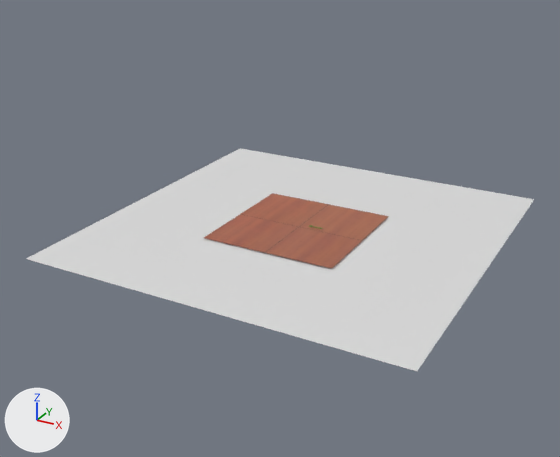
What one commit did to the Blender file media/gltf/blenderlogo/blenderlogo.blend.
One viewpoint serves both versions: a camera (50 mm lens) standing at (30.8, -60.9, 29.6) and looking at (-2.0, -1.4, -0.2). Every picture has the same lights, and +X, +Y and +Z are marked at lower left.

Objects in the first picture: 'Plane', 'WoodFine0044_9_S_Texture'.
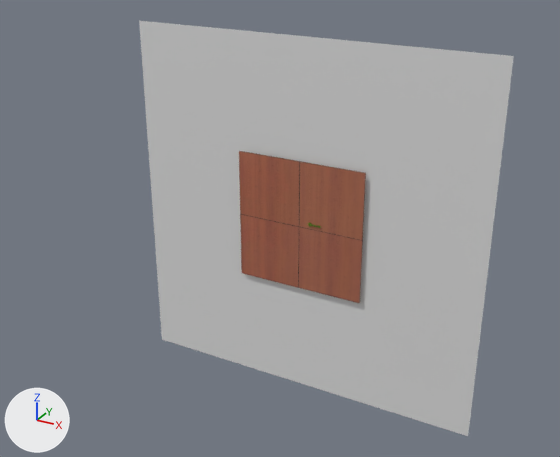
What differs and where, as boxes (x1, y1, x2, y2) in the pictures (560 x 457 px):
'Plane', turned: before (26, 148, 534, 371); after (139, 21, 514, 436)
'WoodFine0044_9_S_Texture', turned: before (204, 193, 389, 269); after (239, 151, 366, 303)

Patch to the scene script:
```diff
--- a/media/gltf/blenderlogo/blenderlogo.blend.py
+++ b/media/gltf/blenderlogo/blenderlogo.blend.py
@@ ob_woodfine0044_9_s_texture @@
 ob_woodfine0044_9_s_texture.location = (-0.25, -0.74, 0.13)
+ob_woodfine0044_9_s_texture.rotation_euler = (1.571, 0.0, 0.0)  # degrees (90, 0, 0)
 ob_woodfine0044_9_s_texture.scale = (13.1, 13.1, 13.1)
@@ ob_plane @@
 ob_plane.location = (-0.15, -0.31, 0.02)
+ob_plane.rotation_euler = (1.571, 0.0, 0.0)  # degrees (90, 0, 0)
 ob_plane.scale = (17.9, 17.9, 17.9)
```
